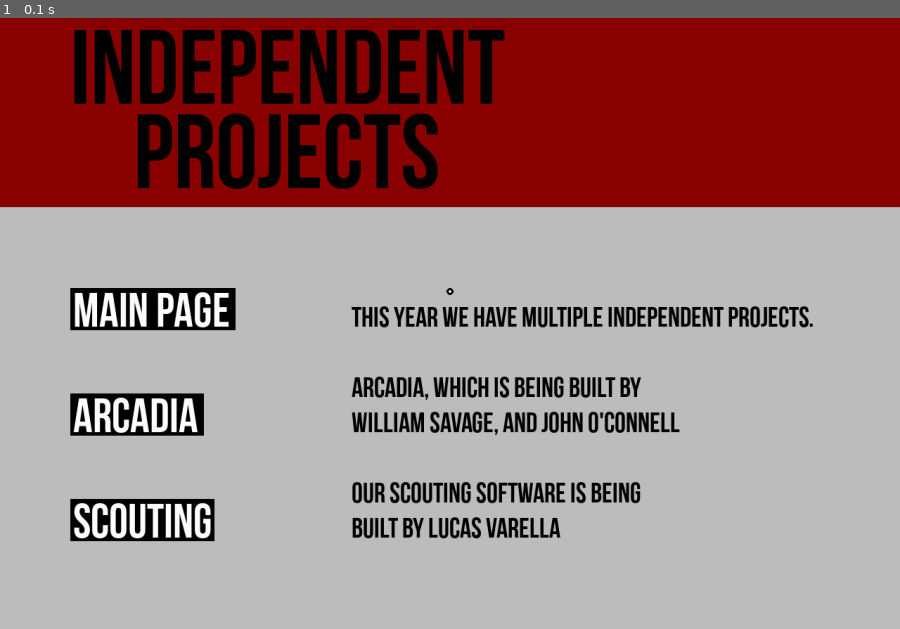
Above: before the commit, frame 1.
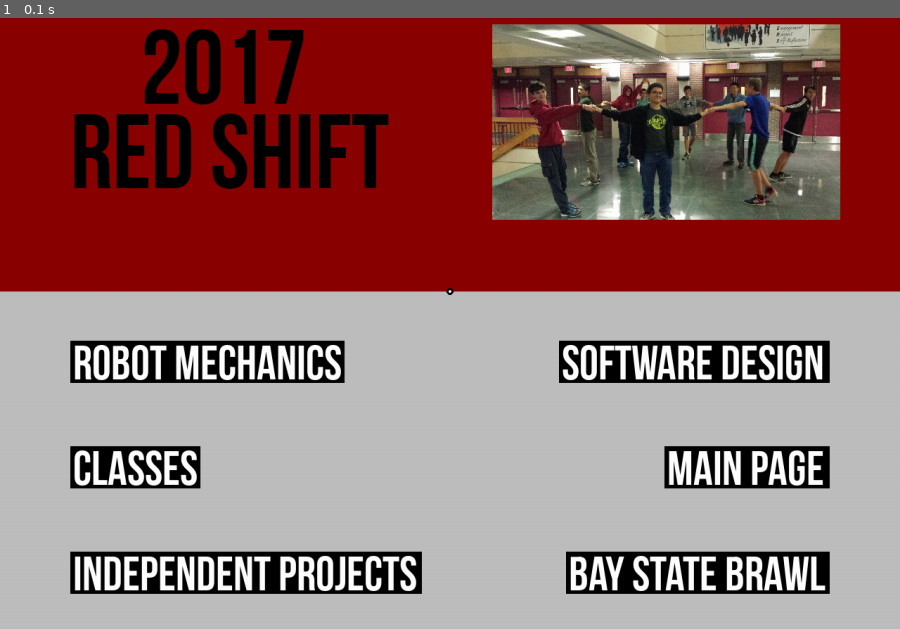
Above: after the commit, the same moment.

Repository: savagewil/Arcadia
Game: pygame game, started from ArcadiaCleint.py
The game is run twice, just before and just after one commit, with the same random seed, the same clock (stepped at 60 frames per second) and the same inputs. The source is Python 2; it was converted automatically to run under Python 3.
Inputs:
- Up to frame 1 (0.1 s): no input

The runs differ from the first frame. In frame 1, 50% of the frame differs, in the area x 0-100%, y 0-95%.

Commit message:
Modified

Diff:
--- a/ArcadiaCleint.py
+++ b/ArcadiaCleint.py
@@ -10,20 +10,28 @@
 pygame.key.set_repeat(30, 1)
 mouse = Mouse.Mouse(Constants.SCREENSIZE[0]/2, Constants.SCREENSIZE[1]/2)
 
-Currentpage = Pages.IndependentProjectsPage.IndependentProjectsPage()
+Currentpage = Pages.Current2017Page.Current2017Page()
 Currentpage.check(mouse)
 Currentpage.display(Screen)
 
+LastPage = Currentpage
 Done = False
 x = 0
+Wait = 0
 count = 0
 exitCode = [pygame.K_ESCAPE] #[pygame.K_w, pygame.K_i, pygame.K_l, pygame.K_l, pygame.K_x]
 codeIndex = 0
 while not Done:
 
     mouse.CHANGE = Currentpage.mouseSpeed
+
     pygame.time.delay(1)
     events = pygame.event.get()
+    mouse.HandleEvents(events)
+    if not Wait == 0:
+        mouse.clicked = False
+
+
     for event in events:
         if event.type == pygame.QUIT:
             Done = True
@@ -36,15 +44,25 @@
             else:
                 codeIndex = 0
 
-    mouse.HandleEvents(events)
+            if event.key == pygame.K_BACKSPACE:
+                Currentpage = LastPage
+
+
+
     output = Currentpage.check(mouse)
     #print output
 
-    if output[0]:
+    if output[0] and Wait == 0:
         if output[1] == "x":
             Done = True
         elif not output[1] is None:
+            LastPage = Currentpage
             Currentpage = output[1]
+            Wait = 50
+
+    if Wait > 0:
+        Wait -= 1
+
     if count % 2 == 0:
         Currentpage.display(Screen)
     mouse.display(Screen)
--- a/Components/Component.py
+++ b/Components/Component.py
@@ -35,6 +35,7 @@
                 if self.function == "x" or self.function is None:
                     return [True, self.function]
                 else:
+                    print self.text
                     return [True, self.function()]
             else:
                 return [False, None]
--- a/Pages/Current2017Page.py
+++ b/Pages/Current2017Page.py
@@ -1,5 +1,6 @@
 import pygame
 import IndependentProjectsPage
+import RobotMechanicsPage
 import Components
 from Pages import Page
 
@@ -15,7 +16,7 @@
             Components.Container.Container(480, 0, 1280, 480, [
                 Components.Button.Button([100, 550], 390, 60, "Robot Mechanics", ["black", "white"],
                                          textHeight=68,
-                                         function=''),
+                                         function=RobotMechanicsPage.RobotMechanicsPage),
 
                 Components.Button.Button([1280-(385 + 100), 550], 385, 60, "Software Design", ["black", "white"], textHeight=68,
                                          function=''),
--- a/Pages/IndependentProjectsPage.py
+++ b/Pages/IndependentProjectsPage.py
@@ -2,6 +2,7 @@
 import Components
 import MainPage
 import ArcadiaPage
+import ScoutingPage
 from Pages import Page
 
 
@@ -20,7 +21,7 @@
                                          function=ArcadiaPage.ArcadiaPage),
 
                 Components.Button.Button([100, 775], 205, 60, "Scouting", ["black", "white"], textHeight=68,
-                                         function=''),
+                                         function=ScoutingPage.ScoutingPage),
 
                 Components.Button.Button([100, 475], 235, 60, "Main Page", ["black", "white"],
                                          textHeight=68,
--- /dev/null
+++ b/Pages/RobotMechanicsPage.py
@@ -0,0 +1,21 @@
+import pygame
+import Components
+from Pages import Page
+
+
+class RobotMechanicsPage(Page.Page):
+    def __init__(self):
+        Page.Page.__init__(self)
+        self.backgroundColor = pygame.Color("dark red")
+        self.components = [
+            Components.Label.Label([100, 220], 150, "Robot Mechanics", ["red", "black"]),
+            Components.Container.Container(480, 0, 1280, 480, [
+                Components.Button.Button([100, 600], 370, 60, "Robot Features", ["black", "white"],
+                                         textHeight=68,
+                                         function=''),
+
+                Components.Button.Button([100, 750], 160, 60, "Wiring", ["black", "white"], textHeight=68,
+                                         function=''),
+            ], "grey")
+        ]
+        self.mouseSpeed = 4
--- /dev/null
+++ b/Pages/ScoutingPage.py
@@ -0,0 +1,22 @@
+import pygame
+import Components
+import MainPage
+from Pages import Page
+
+
+class ScoutingPage(Page.Page):
+    def __init__(self):
+        Page.Page.__init__(self)
+        self.backgroundColor = pygame.Color("dark red")
+        self.components = [
+            Components.Label.Label([370, 150], 150, "Scouting", ["red", "black"]),
+
+            Components.Container.Container(360, 0, 1280, 600, [
+                Components.Label.Label([450, 550], 60, "Talk to Lucas", ["red", "black"]),
+
+                Components.Button.Button([500, 750], 235, 60, "Main Page", ["black", "white"],
+                                         textHeight=68,
+                                         function=MainPage.MainPage),
+            ], "grey"),
+        ]
+        self.mouseSpeed = 4
--- a/Pages/__init__.py
+++ b/Pages/__init__.py
@@ -3,3 +3,4 @@
 import Current2017Page
 import IndependentProjectsPage
 import ArcadiaPage
+import RobotMechanicsPage
Empty file added: TextDocs/RobotMechanics.txt
